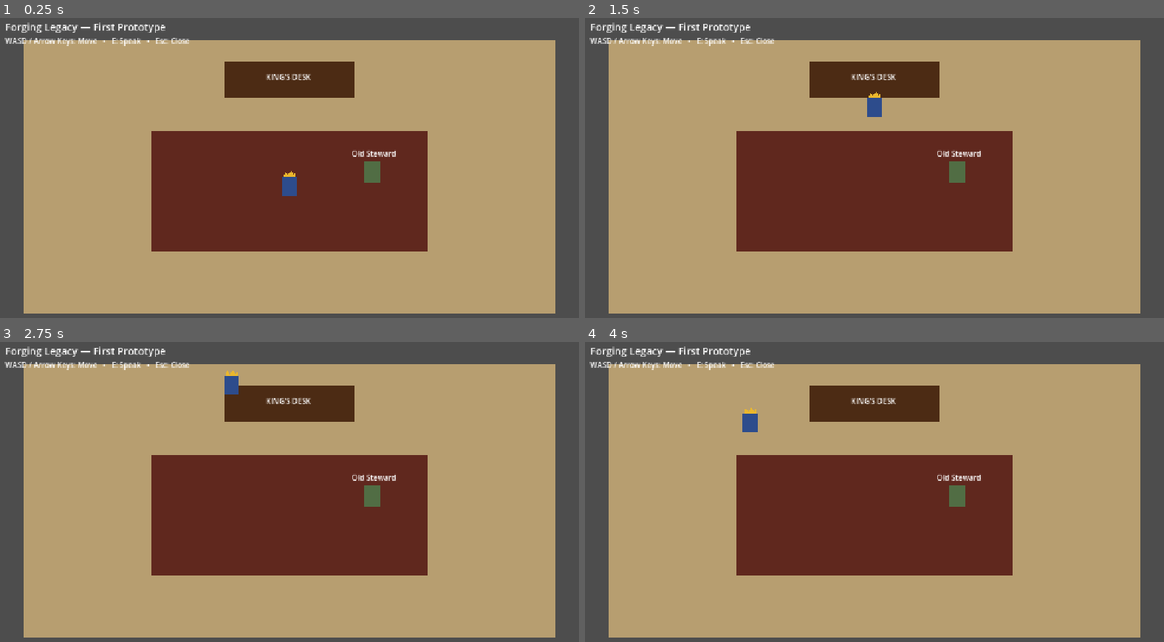
Above: before the commit, frames 1-4 (two rows, left to right).
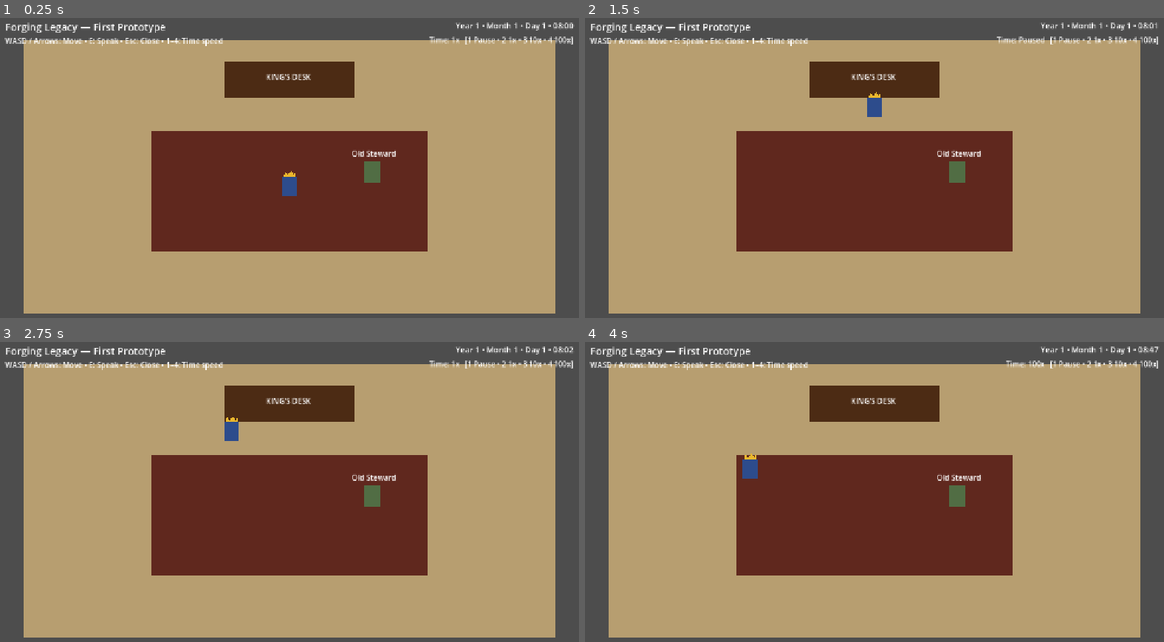
Above: after the commit, the same moments.

Repository: thomasmcanerney-gif/forging-legacy-game
Game: Godot game, scene res://scenes/main.tscn
Same seed, same stepped clock (60 frames per second), same inputs: the game is played once before the commit and once after it.
Inputs:
- Up to frame 1 (0.25 s): no input
- Up to frame 2 (1.5 s): tap Enter at 0.5 s; hold W (move_up) from 0.53 s (still down); tap E (interact) at 0.6 s; tap 1 at 1.35 s
- Up to frame 3 (2.75 s): release W (move_up) at 2.03 s; hold A (move_left) from 2.03 s (still down); tap 2 at 2.1 s
- Up to frame 4 (4 s): tap 3 at 2.85 s; release A (move_left) at 3.53 s; hold S (move_down) from 3.53 s (still down); tap 4 at 3.6 s

The runs differ from the first frame. In frame 1, 0.8% of the frame differs, in the area x 9-100%, y 1-10%; in frame 2, 0.9%; in frame 3, 1.2%; in frame 4, 1.3%, in the area x 9-99%, y 1-46%.
Error before the commit: Invalid access to property or key 'time_changed' on a base object of type 'null instance'. (res://scripts/main.gd:17)

Commit message:
Add room collision and time display

Diff:
--- a/scenes/main.tscn
+++ b/scenes/main.tscn
@@ -1,13 +1,23 @@
-[gd_scene load_steps=8 format=3]
+[gd_scene load_steps=10 format=3]
 
 [ext_resource type="Script" path="res://scripts/main.gd" id="1_main"]
 [ext_resource type="Script" path="res://scripts/player.gd" id="2_player"]
+[ext_resource type="Script" path="res://scripts/game_time.gd" id="3_time"]
 
 [sub_resource type="RectangleShape2D" id="PlayerShape"]
 size = Vector2(32, 40)
 
 [sub_resource type="RectangleShape2D" id="AdvisorShape"]
 size = Vector2(36, 44)
+
+[sub_resource type="RectangleShape2D" id="HorizontalWallShape"]
+size = Vector2(1152, 24)
+
+[sub_resource type="RectangleShape2D" id="VerticalWallShape"]
+size = Vector2(24, 592)
+
+[sub_resource type="RectangleShape2D" id="DeskCollisionShape"]
+size = Vector2(280, 80)
 
 [sub_resource type="StyleBoxFlat" id="DialogueStyle"]
 bg_color = Color(0.09, 0.075, 0.055, 0.96)
@@ -21,14 +31,11 @@
 corner_radius_bottom_right = 8
 corner_radius_bottom_left = 8
 
-[sub_resource type="StyleBoxFlat" id="RoomStyle"]
-bg_color = Color(0.23, 0.18, 0.12, 1)
-
-[sub_resource type="StyleBoxFlat" id="DeskStyle"]
-bg_color = Color(0.34, 0.20, 0.10, 1)
-
 [node name="Main" type="Node2D"]
 script = ExtResource("1_main")
+
+[node name="GameTime" type="Node" parent="."]
+script = ExtResource("3_time")
 
 [node name="Room" type="Polygon2D" parent="."]
 polygon = PackedVector2Array(64, 64, 1216, 64, 1216, 656, 64, 656)
@@ -45,6 +52,38 @@
 [node name="DeskLabel" type="Label" parent="."]
 position = Vector2(589, 132)
 text = "KING'S DESK"
+
+[node name="Collision" type="Node2D" parent="."]
+
+[node name="TopWall" type="StaticBody2D" parent="Collision"]
+position = Vector2(640, 52)
+
+[node name="CollisionShape2D" type="CollisionShape2D" parent="Collision/TopWall"]
+shape = SubResource("HorizontalWallShape")
+
+[node name="BottomWall" type="StaticBody2D" parent="Collision"]
+position = Vector2(640, 668)
+
+[node name="CollisionShape2D" type="CollisionShape2D" parent="Collision/BottomWall"]
+shape = SubResource("HorizontalWallShape")
+
+[node name="LeftWall" type="StaticBody2D" parent="Collision"]
+position = Vector2(52, 360)
+
+[node name="CollisionShape2D" type="CollisionShape2D" parent="Collision/LeftWall"]
+shape = SubResource("VerticalWallShape")
+
+[node name="RightWall" type="StaticBody2D" parent="Collision"]
+position = Vector2(1228, 360)
+
+[node name="CollisionShape2D" type="CollisionShape2D" parent="Collision/RightWall"]
+shape = SubResource("VerticalWallShape")
+
+[node name="DeskBlocker" type="StaticBody2D" parent="Collision"]
+position = Vector2(640, 150)
+
+[node name="CollisionShape2D" type="CollisionShape2D" parent="Collision/DeskBlocker"]
+shape = SubResource("DeskCollisionShape")
 
 [node name="Player" type="CharacterBody2D" parent="."]
 position = Vector2(640, 380)
@@ -88,9 +127,26 @@
 [node name="Instructions" type="Label" parent="UI"]
 offset_left = 24.0
 offset_top = 54.0
-offset_right = 500.0
+offset_right = 780.0
 offset_bottom = 86.0
-text = "WASD / Arrow Keys: Move   •   E: Speak   •   Esc: Close"
+text = "WASD / Arrows: Move • E: Speak • Esc: Close • 1–4: Time speed"
+
+[node name="DateLabel" type="Label" parent="UI"]
+offset_left = 900.0
+offset_top = 20.0
+offset_right = 1255.0
+offset_bottom = 48.0
+theme_override_font_sizes/font_size = 17
+text = "Year 1 • Month 1 • Day 1 • 08:00"
+horizontal_alignment = 2
+
+[node name="SpeedLabel" type="Label" parent="UI"]
+offset_left = 765.0
+offset_top = 52.0
+offset_right = 1255.0
+offset_bottom = 80.0
+text = "Time: 1x   [1 Pause • 2 1x • 3 10x • 4 100x]"
+horizontal_alignment = 2
 
 [node name="InteractionPrompt" type="Label" parent="UI"]
 offset_left = 520.0
